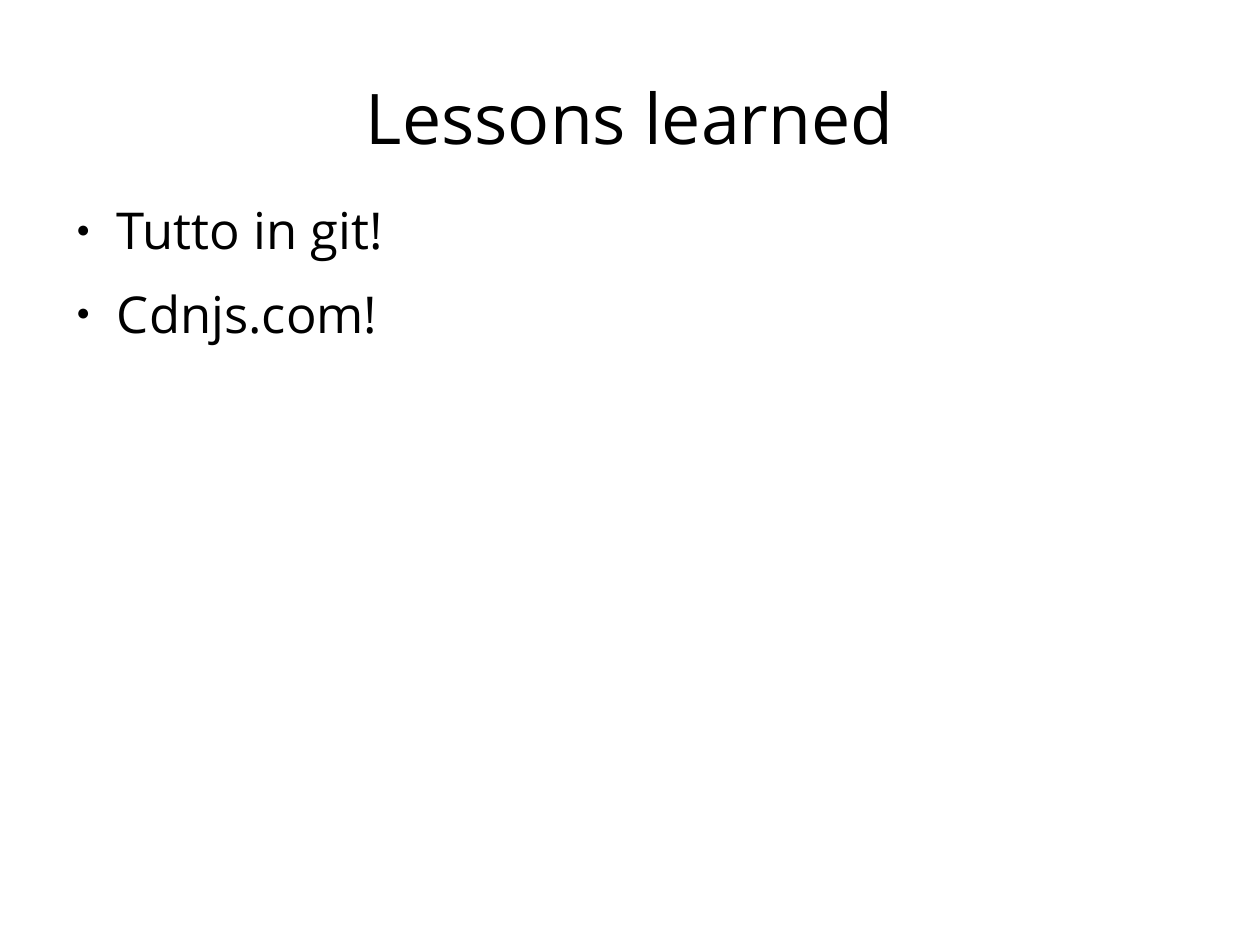
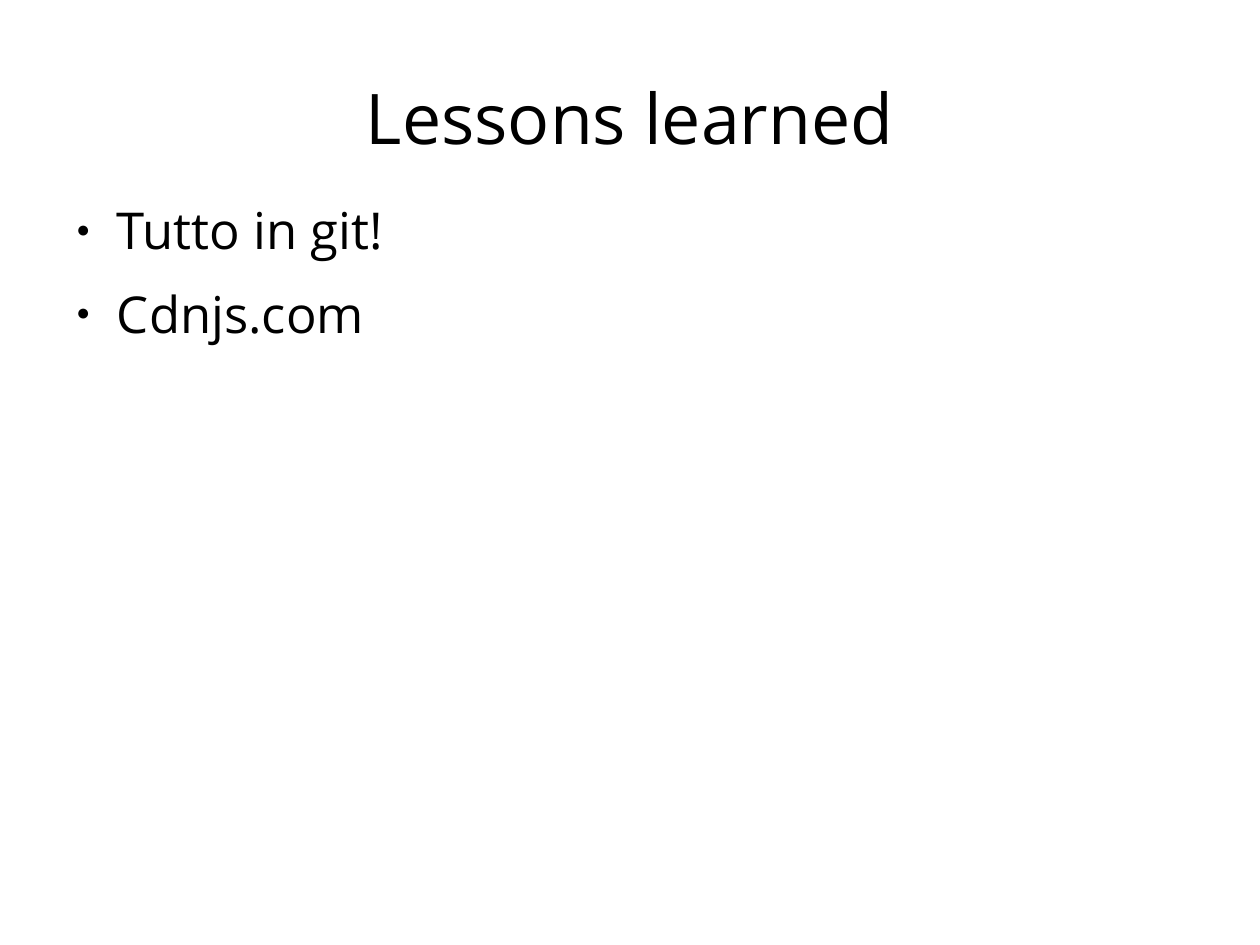
Before and after one commit to xrmx/djangovillage14, a slide deck: slide 17 of cosa_puo_andare_storto.odp. Drawn at 1260x945 pixels with LibreOffice and Linux fonts; fonts in the diff are those of the drawing. Boxes give left, top, right and bottom in pixels: in the first picture for what was removed or moved away, otherwise in the second. Text is boxed around its words. In the diff, an @@ line names an element or a change of style, - is before the commit and + after.

```diff
--- a/cosa_puo_andare_storto.odp
+++ b/cosa_puo_andare_storto.odp
@@ text at (x1=117, y1=294, x2=364, y2=346): text changed @@
-● Cdnjs.com!
+● Cdnjs.com
```
Also in this commit, not shown: 1 other slide changed.
